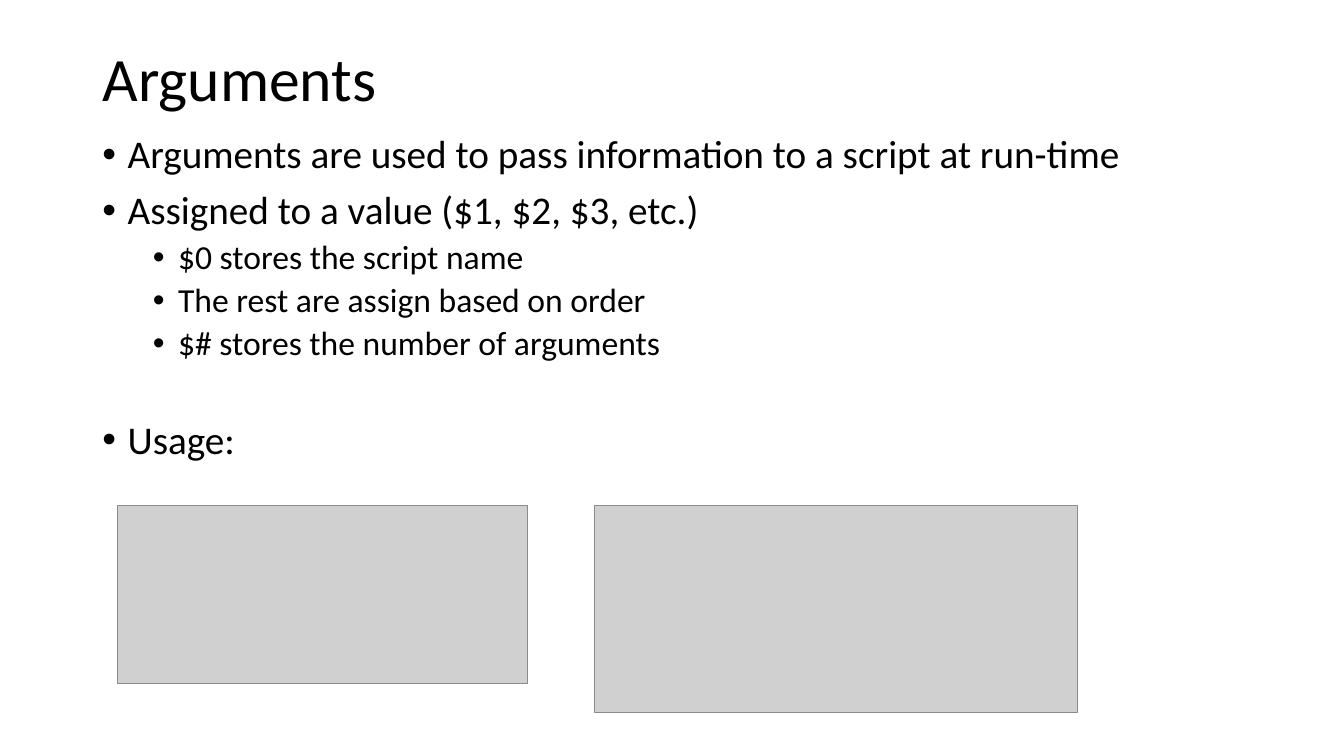
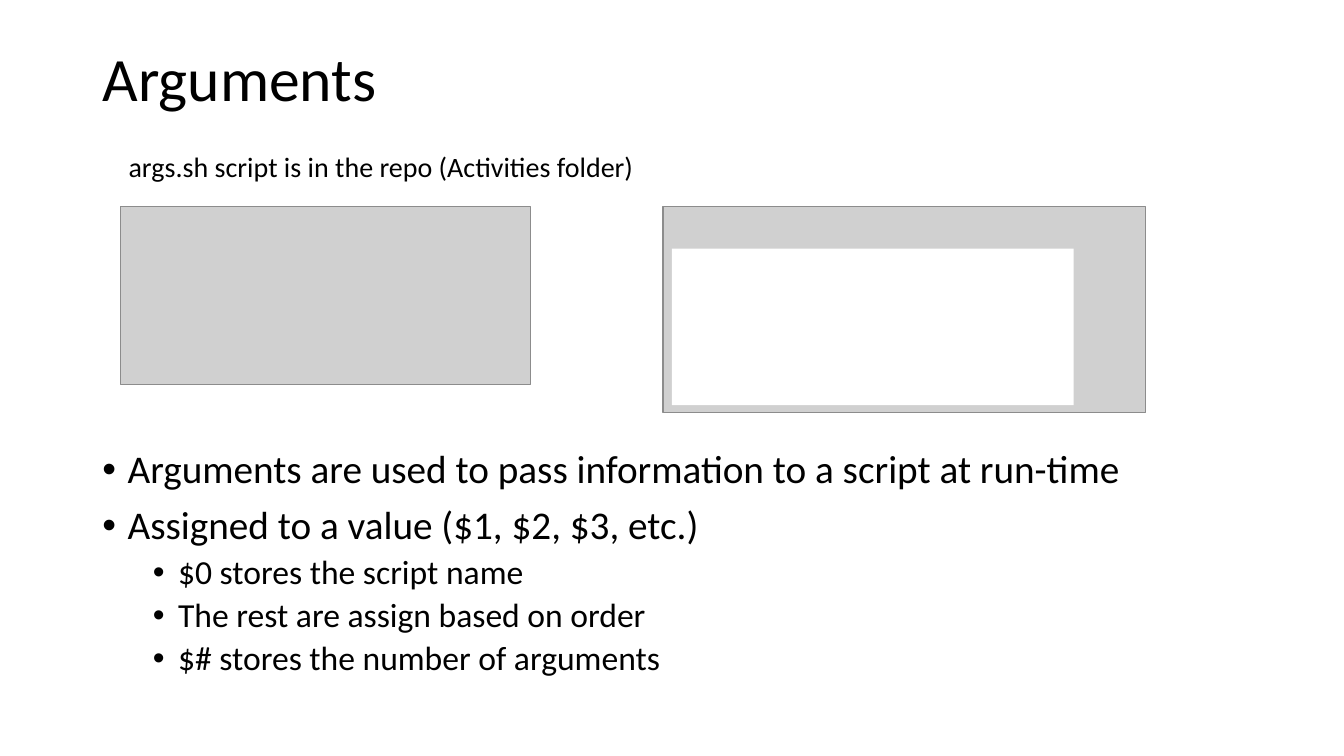
Before and after one commit to Cfernz/Chapter12-challenge, a slide deck: slide 6 of Chapter12-scripting.pptx. Drawn at 1344x756 pixels with LibreOffice and Linux fonts; fonts in the diff are those of the drawing; grey boxes stand for pictures. Boxes give left, top, right and bottom in pixels: in the first picture for what was removed or moved away, otherwise in the second. Text is boxed around its words. In the diff, an @@ line names an element or a change of style, - is before the commit and + after.

```diff
--- a/Chapter12-scripting.pptx
+++ b/Chapter12-scripting.pptx
@@ text added at <box>129,156,633,182</box>, 20 pt, text #000000 @@
+args.sh script is in the repo (Activities folder)
@@ picture: place and size @@
-picture at <box>118,506,527,685</box>
+picture at <box>121,207,530,385</box>
@@ picture: place and size @@
-picture at <box>595,506,1078,713</box>
+picture at <box>663,207,1146,413</box>
@@ rectangle added at <box>673,249,1074,405</box>, fill #FFFFFF @@
@@ text "Arguments are used to pass ...": place and size @@
-text "Arguments are used to pass ..." at <box>128,140,1119,461</box>
+text "Arguments are used to pass ..." at <box>128,455,1119,676</box>
@@ text at <box>128,429,235,461</box>: paragraph removed @@
-• Usage:
```
Also in this commit, not shown: 4 other slides changed, 1 slide added, 7 other files.
